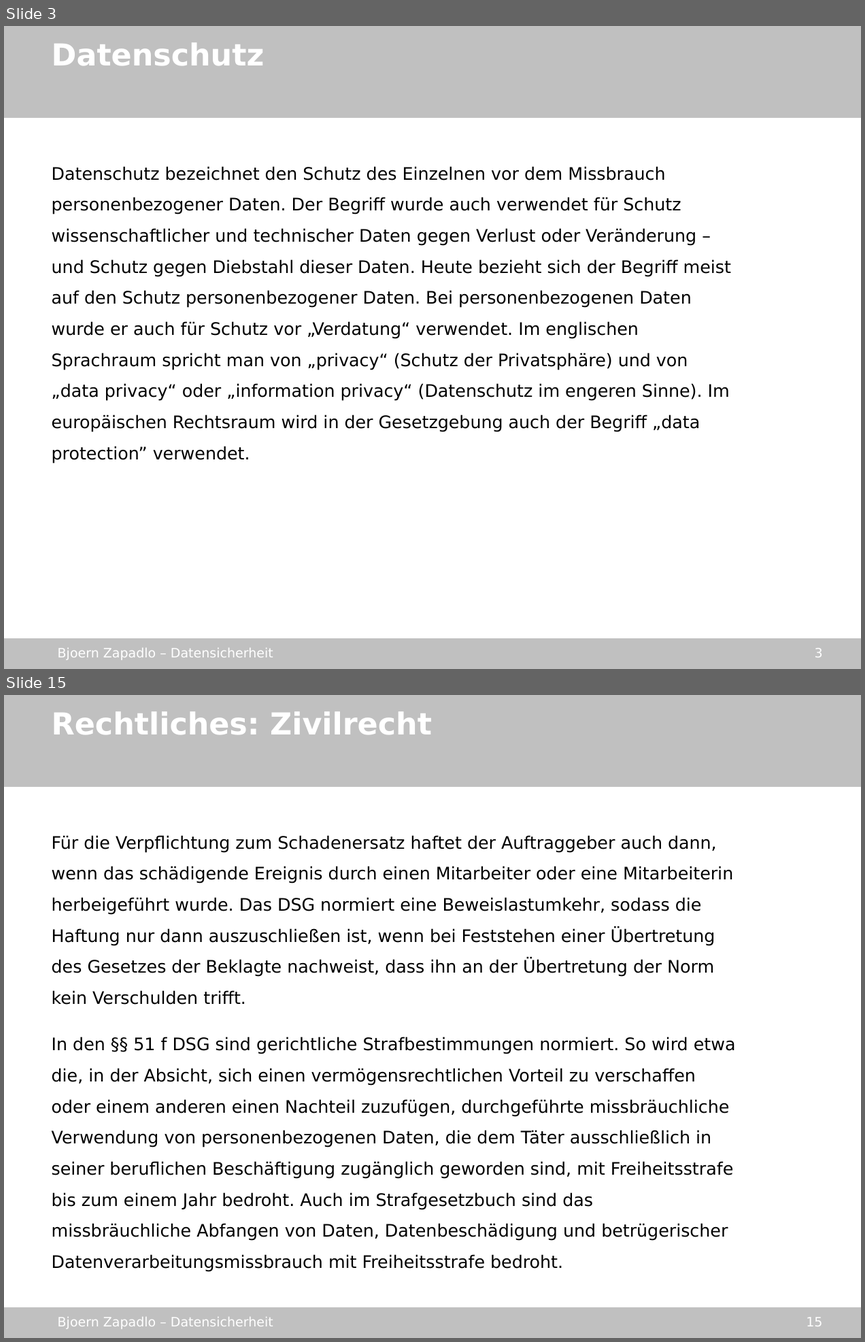
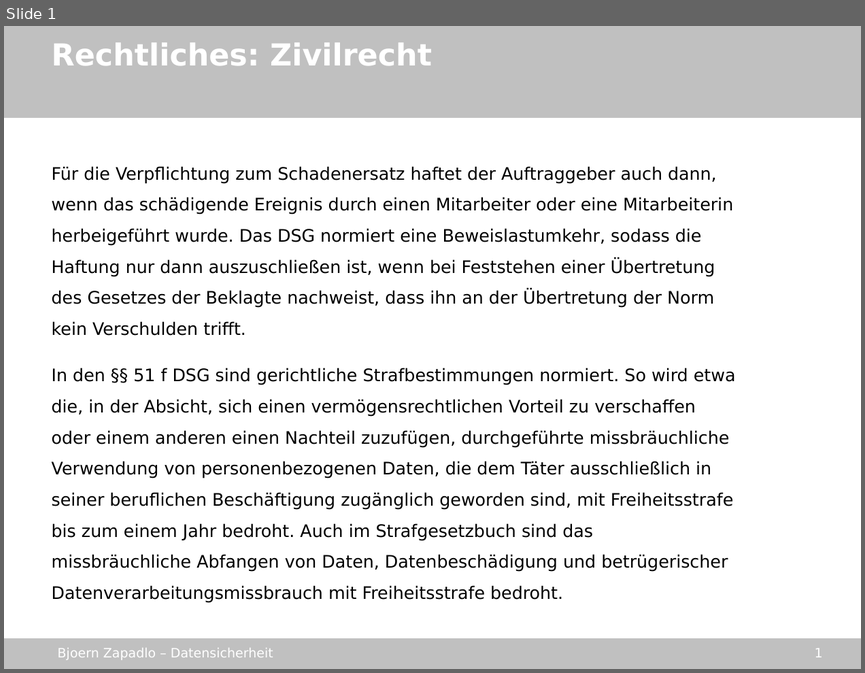
Before and after one commit to gmb2012/sae-datasecurity, a slide deck: stuff/datensicherheit_sae.odp. Shown one above the other, each under a label of ours: slides 3 and 15 before the commit, slide 1 after it; the slides between them are not shown. The pictures are 865x1342 and 865x673 pixels, drawn with LibreOffice and Linux fonts; fonts in the diff are those of the drawing; background and template pictures are left out. Boxes give left, top, right and bottom in pixels: in the first picture for what was removed or moved away, otherwise in the second. Text is boxed around its words. In the diff, an @@ line names an element or a change of style, - is before the commit and + after.

```diff
--- a/stuff/datensicherheit_sae.odp
+++ b/stuff/datensicherheit_sae.odp
@@ slide 3 removed at (4, 26, 861, 669), background picture (left out); not listed: 4 template elements that a slide beside it also shows @@
@@ text removed at (52, 42, 264, 65) @@
-Datenschutz
@@ text removed at (52, 166, 731, 463) @@
-Datenschutz bezeichnet den Schutz des Einzelnen vor dem Missbrauch personenbezogener Daten. Der Begriff wurde auch verwendet für Schutz wissenschaftlicher und technischer Daten gegen Verlust oder Veränderung – und Schutz gegen Diebstahl dieser Daten. Heute bezieht sich der Begriff meist auf den Schutz personenbezogener Daten. Bei personenbezogenen Daten wurde er auch für Schutz vor „Verdatung“ verwendet. Im englischen Sprachraum spricht man von „privacy“ (Schutz der Privatsphäre) und von „data privacy“ oder „information privacy“ (Datenschutz im engeren Sinne). Im europäischen Rechtsraum wird in der Gesetzgebung auch der Begriff „data protection” verwendet.
@@ what was slide 15 is now slide 1 @@
@@ page number at (815, 648, 823, 657): text changed @@
-15
+1
```
Also in this commit, not shown: 13 other slides removed, 2 other files.
